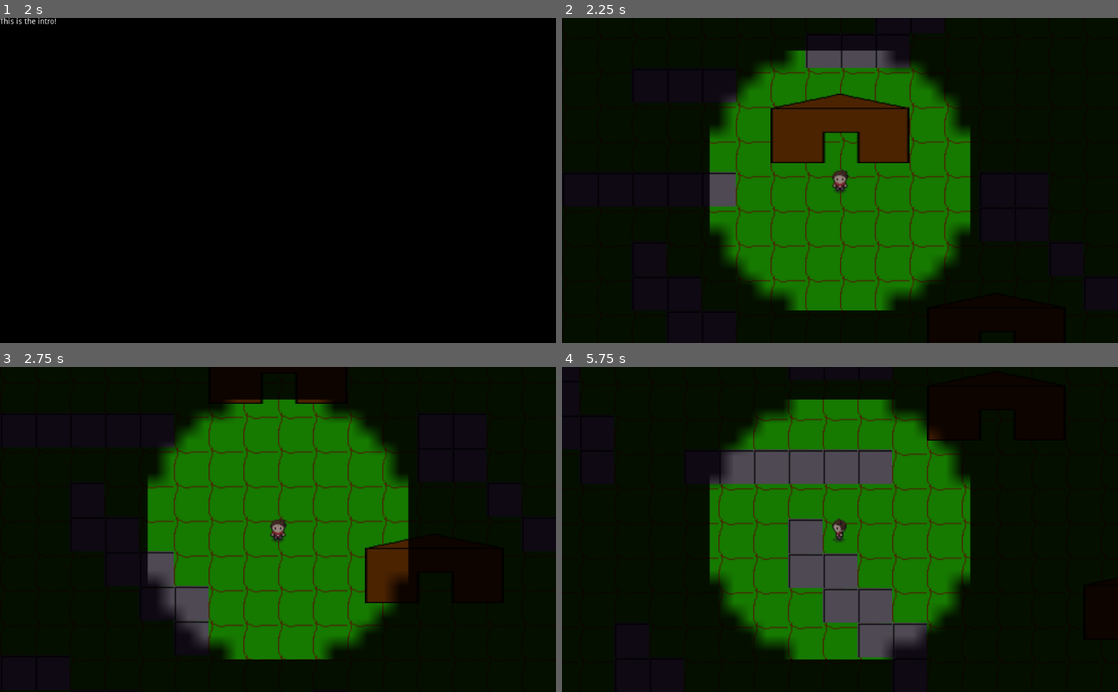
Above: before the commit, frames 1-4 (two rows, left to right).
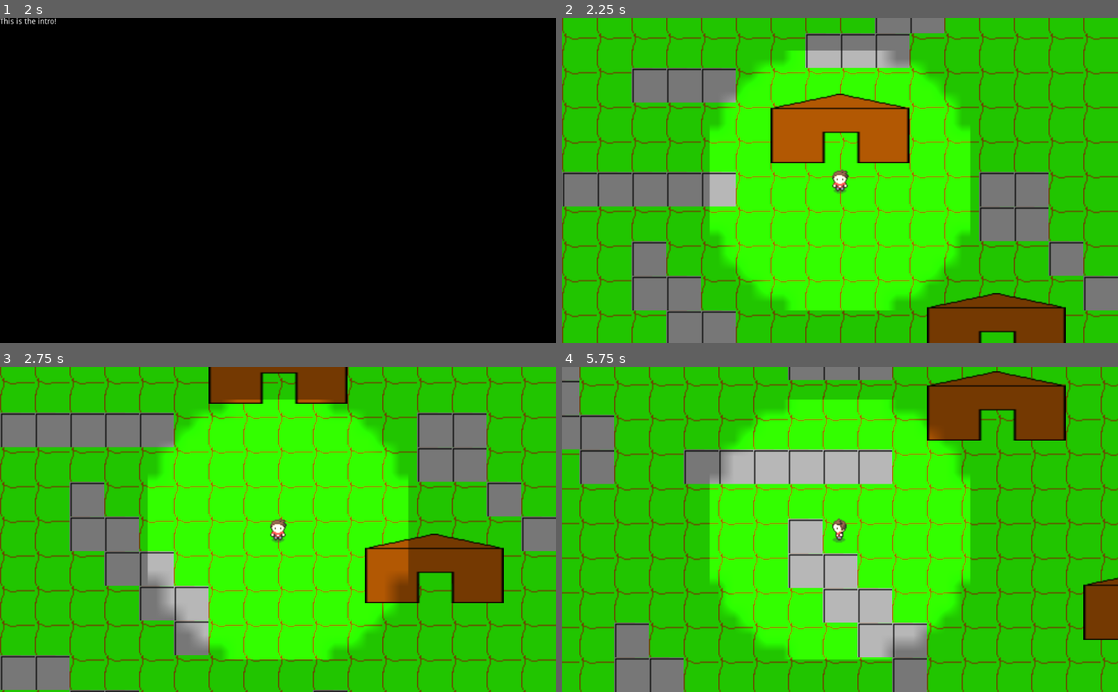
Above: after the commit, the same moments.

Repository: HaywardMorihara/2021AprGameJam
Game: Godot game, scene res://menu/MainMenu.tscn
Two runs of this game, one before a commit and one after it. Both use one fixed random seed, a clock stepped at 60 frames per second and the inputs below.
Inputs (mouse positions are in pixels of both pictures, inside the frame that each line leads up to):
- Up to frame 1 (2 s): click "Start" at 0.5 s; tap Enter at 1.25 s; move the mouse to (400, 164) at 1.27 s; hold D (right) from 1.28 s (still down); tap Space (check_watch) at 1.35 s
- Up to frame 2 (2.25 s): tap Space (check_watch) at 2 s; move the mouse to (728, 196) at 2.02 s; release D (right) at 2.03 s; hold S (down) from 2.03 s (still down); click (728, 196) at 2.1 s
- Up to frame 3 (2.75 s): keep holding S (down)
- Up to frame 4 (5.75 s): move the mouse to (895, 458) at 2.77 s; release S (down) at 2.78 s; hold D (right) 2.78-3.53 s; tap Space (check_watch) at 2.85, 4.35 s; move the mouse to (812, 594) at 3.52 s; hold W (up) 3.53-4.28 s; click (812, 594) at 3.6 s; tap Enter at 4.25 s; move the mouse to (1006, 578) at 4.27 s; hold A (left) from 4.28 s (still down); move the mouse to (673, 480) at 5.02 s; click (673, 480) at 5.1 s

Frame 1 is identical in both runs. In frame 2, 100% of the frame differs, in the area x 0-100%, y 0-100%; in frame 3, 100%; in frame 4, 100%.

Commit message:
Make clock not....terrible

Diff:
--- a/map/Map.tscn
+++ b/map/Map.tscn
@@ -118,6 +118,7 @@
 is_light_on = true
 
 [node name="CanvasModulate" type="CanvasModulate" parent="."]
+visible = false
 color = Color( 0.113725, 0.0784314, 0.160784, 1 )
 
 [node name="WitchExteriorHouse" parent="." instance=ExtResource( 3 )]
--- a/watch/Watch.gd
+++ b/watch/Watch.gd
@@ -3,4 +3,4 @@
 
 func _process(delta)->void:
 	if visible:
-		$RichTextLabel.text = str(GlobalTimer.time_left)
+		$RichTextLabel.text = str(int(GlobalTimer.time_left))
--- a/watch/Watch.tscn
+++ b/watch/Watch.tscn
@@ -11,10 +11,14 @@
 }
 
 [node name="RichTextLabel" type="RichTextLabel" parent="."]
-margin_left = 496.0
-margin_top = 248.0
-margin_right = 536.0
-margin_bottom = 288.0
+anchor_left = 0.5
+anchor_top = 0.5
+anchor_right = 0.5
+anchor_bottom = 0.5
+margin_left = -56.0
+margin_top = -28.0
+margin_right = -17.0
+margin_bottom = 6.0
 rect_scale = Vector2( 4.43552, 3.76696 )
 text = "11s"
 __meta__ = {
